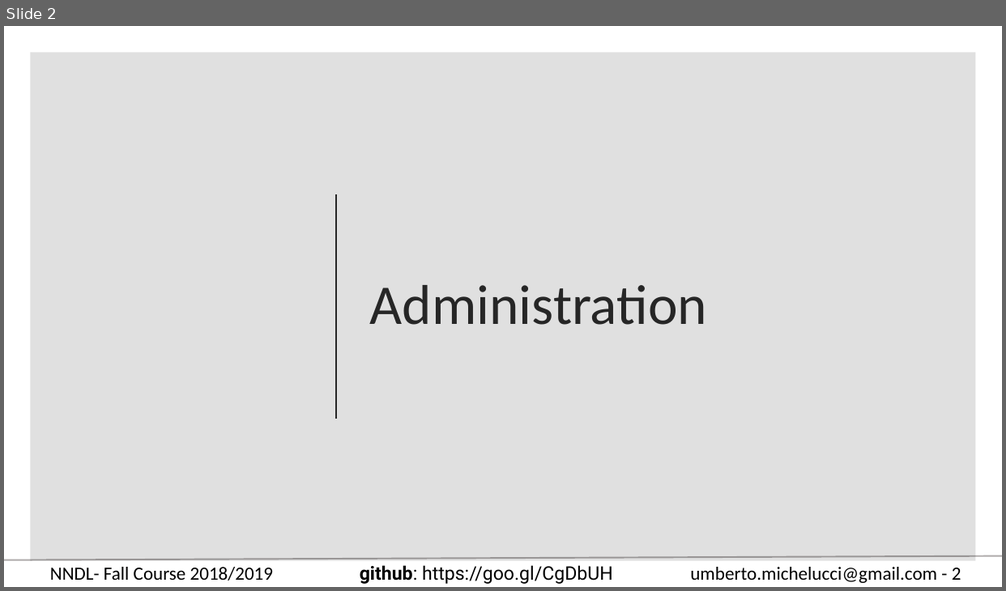
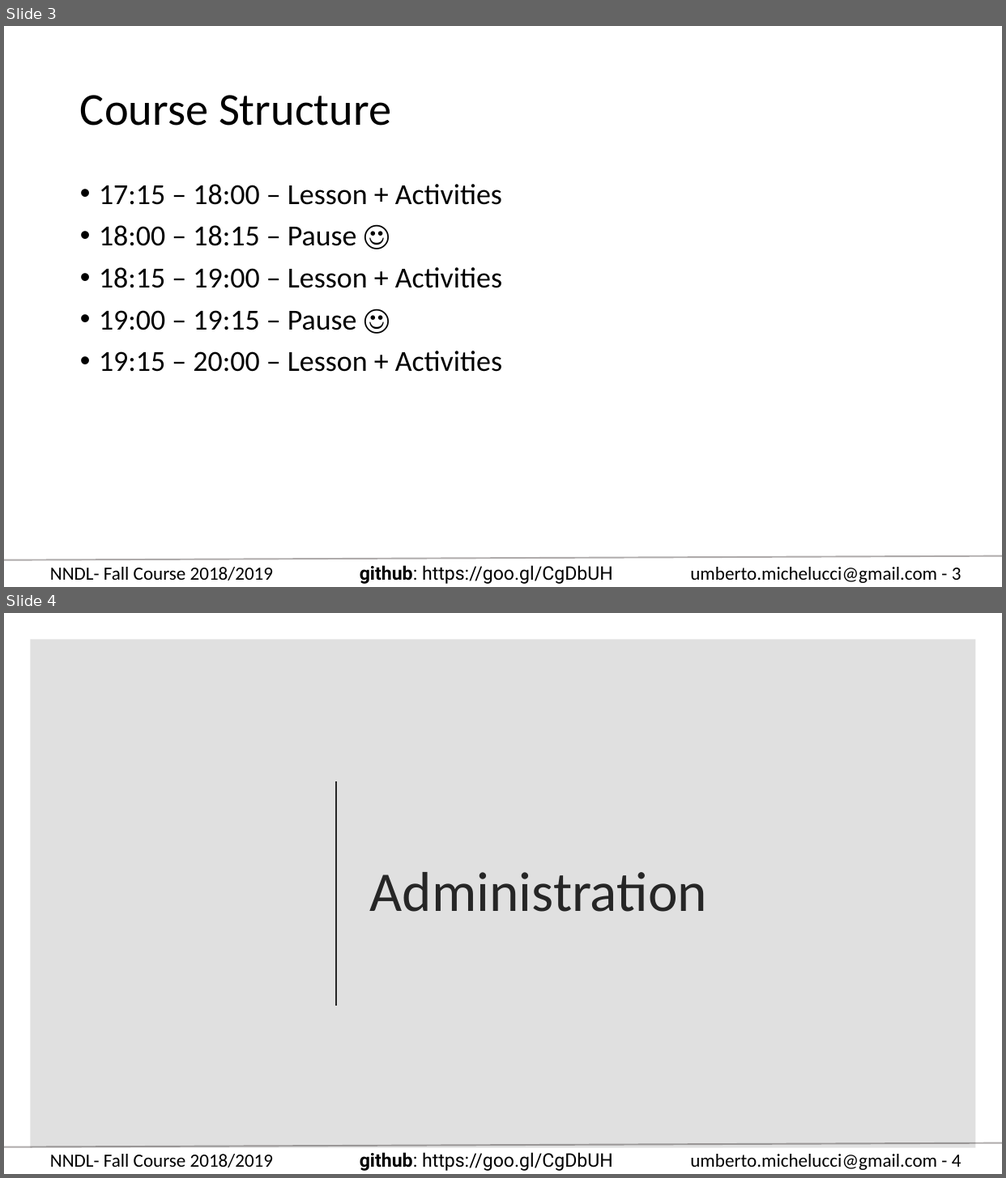
Before and after one commit to toelt-llc/COURSE-zhaw-dlcourse-spring2019, a slide deck: Week 1 - Mathematic introduction/NNDL - Fall 18 Week 1 - Administration and basics.pptx. Shown one above the other, each under a label of ours: slide 2 before the commit, slides 3 and 4 after it. The pictures are 1006x591 and 1006x1178 pixels, drawn with LibreOffice and Linux fonts; fonts in the diff are those of the drawing. Boxes give left, top, right and bottom in pixels: in the first picture for what was removed or moved away, otherwise in the second. Text is boxed around its words. In the diff, an @@ line names an element or a change of style, - is before the commit and + after.

```diff
--- a/Week 1 - Mathematic introduction/NNDL - Fall 18 Week 1 - Administration and basics.pptx
+++ b/Week 1 - Mathematic introduction/NNDL - Fall 18 Week 1 - Administration and basics.pptx
@@ slide 3 added at [4,26,1002,587], background #FFFFFF; not listed: 4 template elements that a slide beside it also shows @@
@@ title added at [80,95,391,126], 44 pt, text #000000 @@
+Course Structure
@@ text added at [99,184,502,372], 28 pt, text #000000 @@
+• 17:15 – 18:00 – Lesson + Activities
+• 18:00 – 18:15 – Pause ☺
+• 18:15 – 19:00 – Lesson + Activities
+• 19:00 – 19:15 – Pause ☺
+• 19:15 – 20:00 – Lesson + Activities
@@ what was slide 2 is now slide 4 @@
@@ text at [690,1154,961,1170]: text changed @@
-umberto.michelucci@gmail.com - 2
+umberto.michelucci@gmail.com - 4
```
Also in this commit, not shown: 1 slide changed, 2 other slides added, 6 other files.
